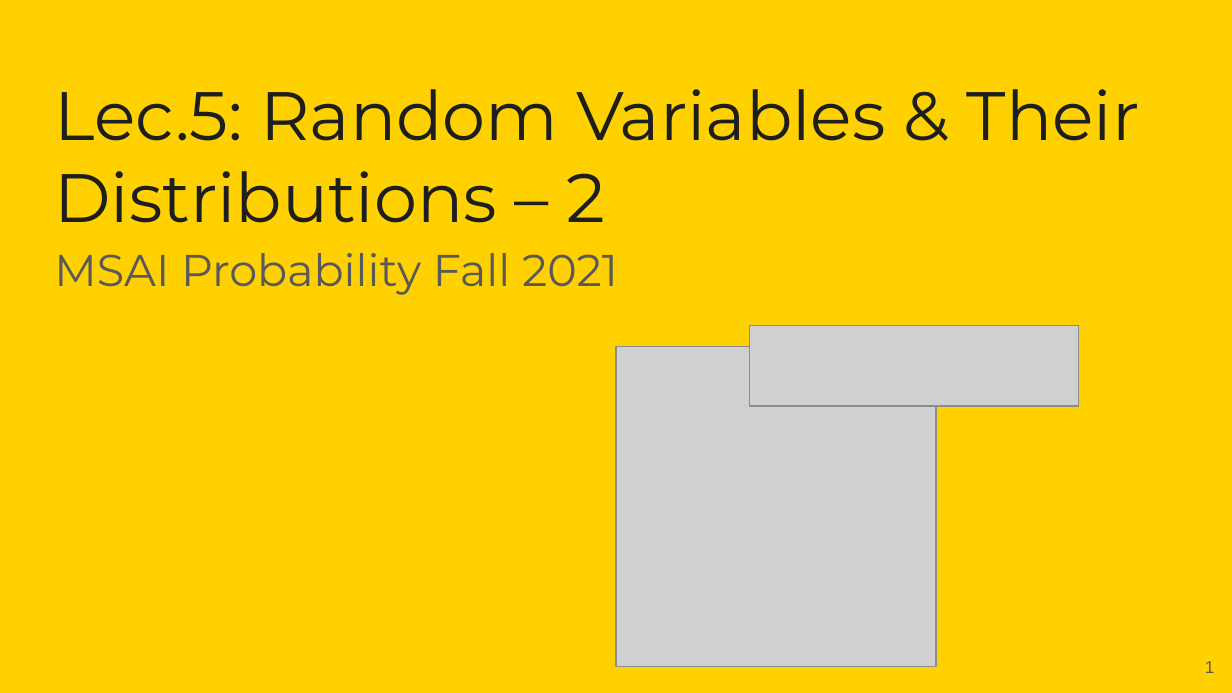
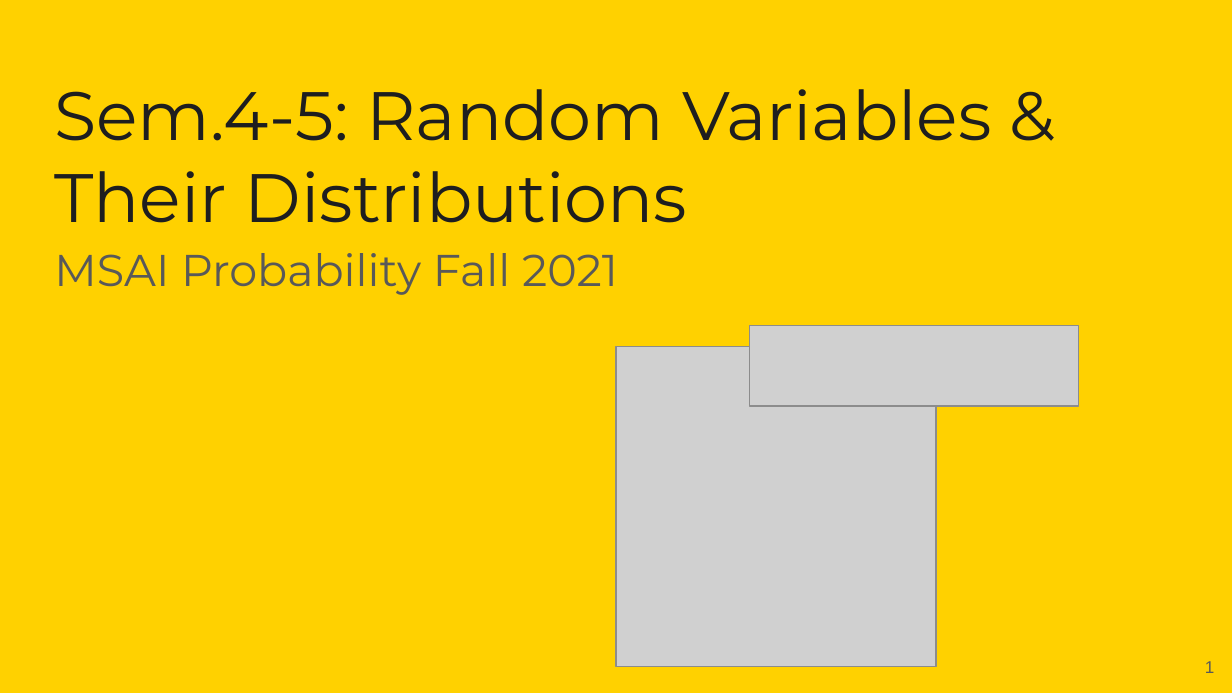
Before and after one commit to girafe-ai/msai-probability, a slide deck: slide 1 of Lecture_Slides/recordings_thumbnail.pptx. Drawn at 1232x693 pixels with LibreOffice and Linux fonts; fonts in the diff are those of the drawing; grey boxes stand for pictures; background and template pictures are left out. Boxes give left, top, right and bottom in pixels: in the first picture for what was removed or moved away, otherwise in the second. Text is boxed around its words. In the diff, an @@ line names an element or a change of style, - is before the commit and + after.

Commit message:
lecture 6 materials

```diff
--- a/Lecture_Slides/recordings_thumbnail.pptx
+++ b/Lecture_Slides/recordings_thumbnail.pptx
@@ title at (x1=54, y1=89, x2=991, y2=223): text changed @@
-Lec.5: Random Variables & Their Distributions – 2
+Sem.4-5: Random Variables & Their Distributions
```
Also in this commit, not shown: 3 other files.
